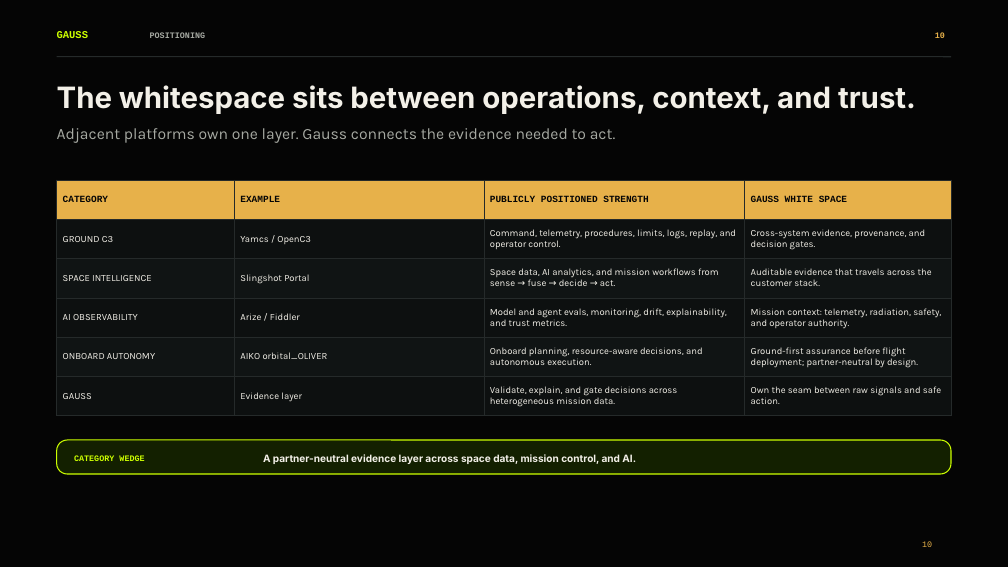
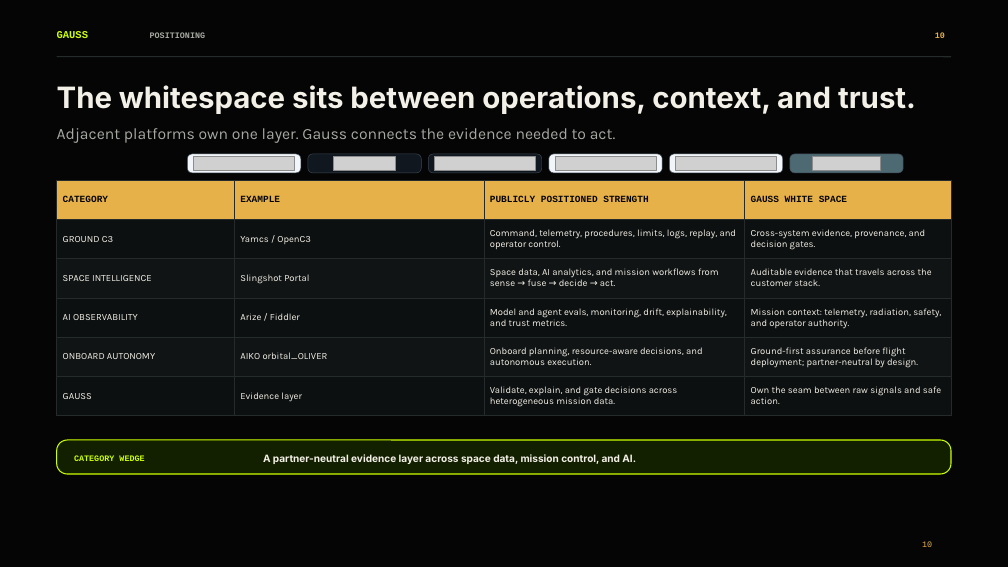
Before and after one commit to Pallas117/Gauss-Aurora.0-, a slide deck: slide 10 of reports/presentation/Gauss_Aurora_Investor_Deck_pptxgenjs.pptx. Drawn at 1008x567 pixels with LibreOffice and Linux fonts; fonts in the diff are those of the drawing; grey boxes stand for pictures; background and template pictures are left out. Boxes give left, top, right and bottom in pixels: in the first picture for what was removed or moved away, otherwise in the second. Text is boxed around its words. In the diff, an @@ line names an element or a change of style, - is before the commit and + after.

```diff
--- a/reports/presentation/Gauss_Aurora_Investor_Deck_pptxgenjs.pptx
+++ b/reports/presentation/Gauss_Aurora_Investor_Deck_pptxgenjs.pptx
@@ rounded rectangle added at [188, 154, 301, 173], fill #F2F5FA, outline #3B4652 0.45 pt @@
@@ picture added at [194, 157, 294, 171] @@
@@ rounded rectangle added at [308, 154, 421, 173], fill #11171F, outline #3B4652 0.45 pt @@
@@ picture added at [334, 157, 395, 171] @@
@@ rounded rectangle added at [429, 154, 542, 173], fill #11171F, outline #3B4652 0.45 pt @@
@@ picture added at [435, 157, 535, 171] @@
@@ rounded rectangle added at [549, 154, 662, 173], fill #F2F5FA, outline #3B4652 0.45 pt @@
@@ picture added at [555, 157, 656, 171] @@
@@ rounded rectangle added at [669, 154, 783, 173], fill #F2F5FA, outline #3B4652 0.45 pt @@
@@ picture added at [676, 157, 777, 171] @@
@@ rounded rectangle added at [790, 154, 904, 173], fill #4D6972, outline #3B4652 0.45 pt @@
@@ picture added at [813, 157, 881, 171] @@
```
Also in this commit, not shown: 1 other slide changed.
